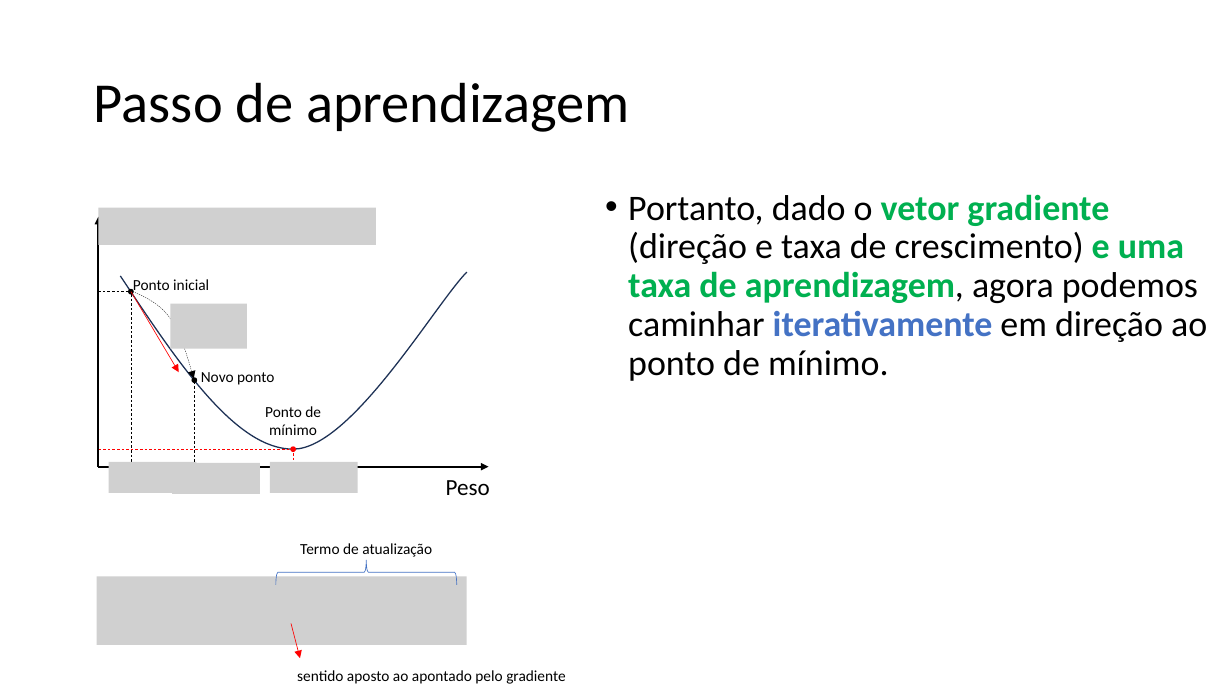
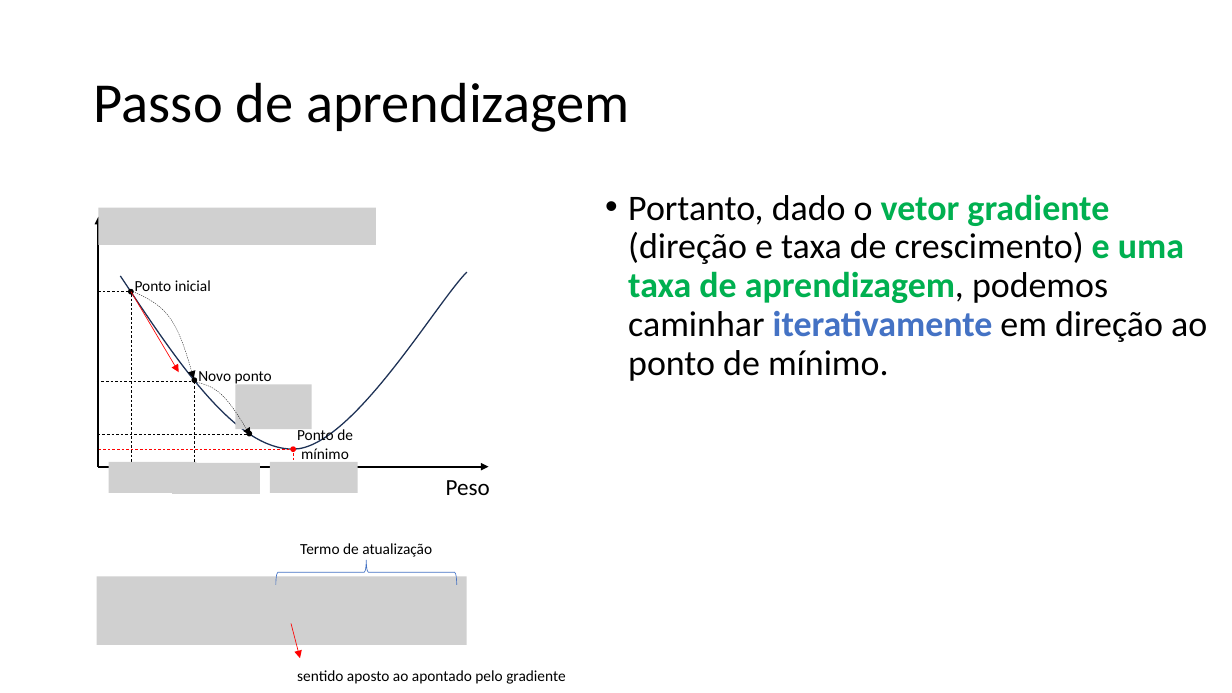
Before and after one commit to zz4fap/c24_inteligencia_artificial, a slide deck: slide 41 of slides/C24_Regressão.pptx. Drawn at 1232x693 pixels with LibreOffice and Linux fonts; fonts in the diff are those of the drawing; grey boxes stand for pictures. Boxes give left, top, right and bottom in pixels: in the first picture for what was removed or moved away, otherwise in the second. Text is boxed around its words. In the diff, an @@ line names an element or a change of style, - is before the commit and + after.

Commit message:
new slides

```diff
--- a/slides/C24_Regressão.pptx
+++ b/slides/C24_Regressão.pptx
@@ text at (x1=628, y1=194, x2=1207, y2=381): text changed @@
-• Portanto, dado o vetor gradiente (direção e taxa de crescimento) e uma taxa de aprendizagem, agora podemos caminhar iterativamente em direção ao ponto de mínimo.
+• Portanto, dado o vetor gradiente (direção e taxa de crescimento) e uma taxa de aprendizagem, podemos caminhar iterativamente em direção ao ponto de mínimo.
@@ picture removed at (x1=170, y1=304, x2=247, y2=349) @@
@@ line added from (97, 382) to (195, 382), #000000 0.5 pt dashed @@
@@ freeform shape added at (x1=197, y1=371, x2=251, y2=447), outline #000000 0.25 pt dashed @@
@@ picture added at (x1=236, y1=384, x2=312, y2=430) @@
@@ line added from (98, 434) to (250, 434), #000000 0.5 pt dashed @@
@@ ellipse added at (x1=247, y1=432, x2=251, y2=436), fill #000000, outline #000000 1 pt @@
@@ text "Ponto de mínimo" rewrapped from (x1=265, y1=406, x2=321, y2=435) to (x1=297, y1=427, x2=353, y2=463) @@
```
Also in this commit, not shown: 6 other slides changed.
